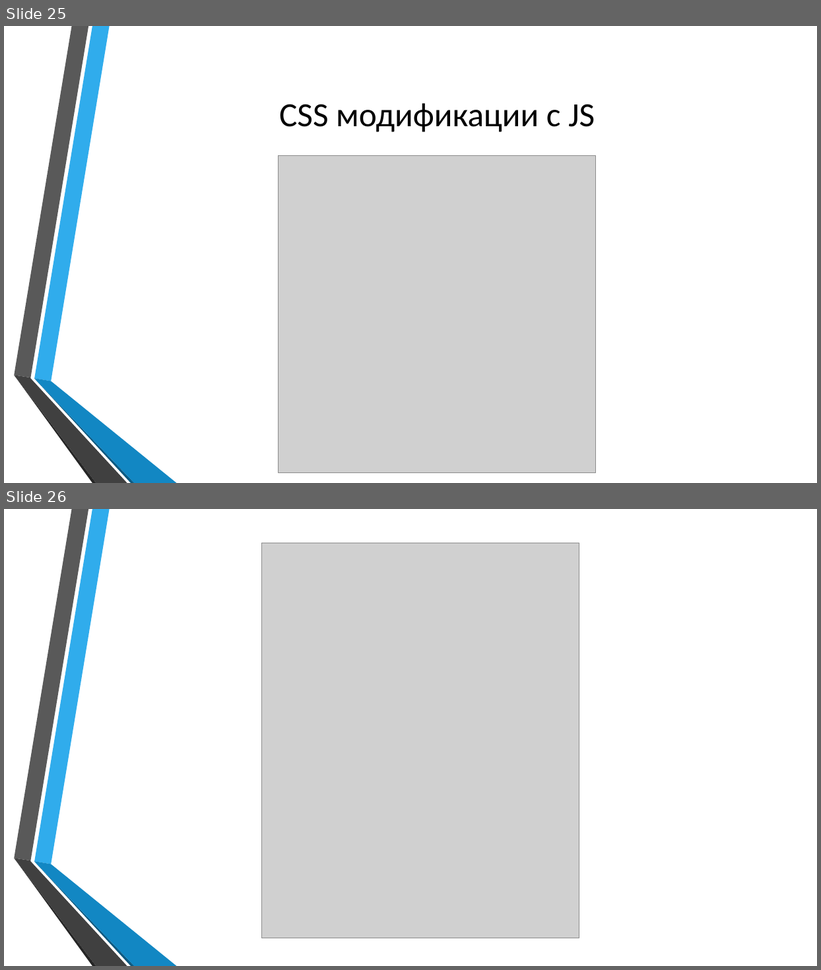
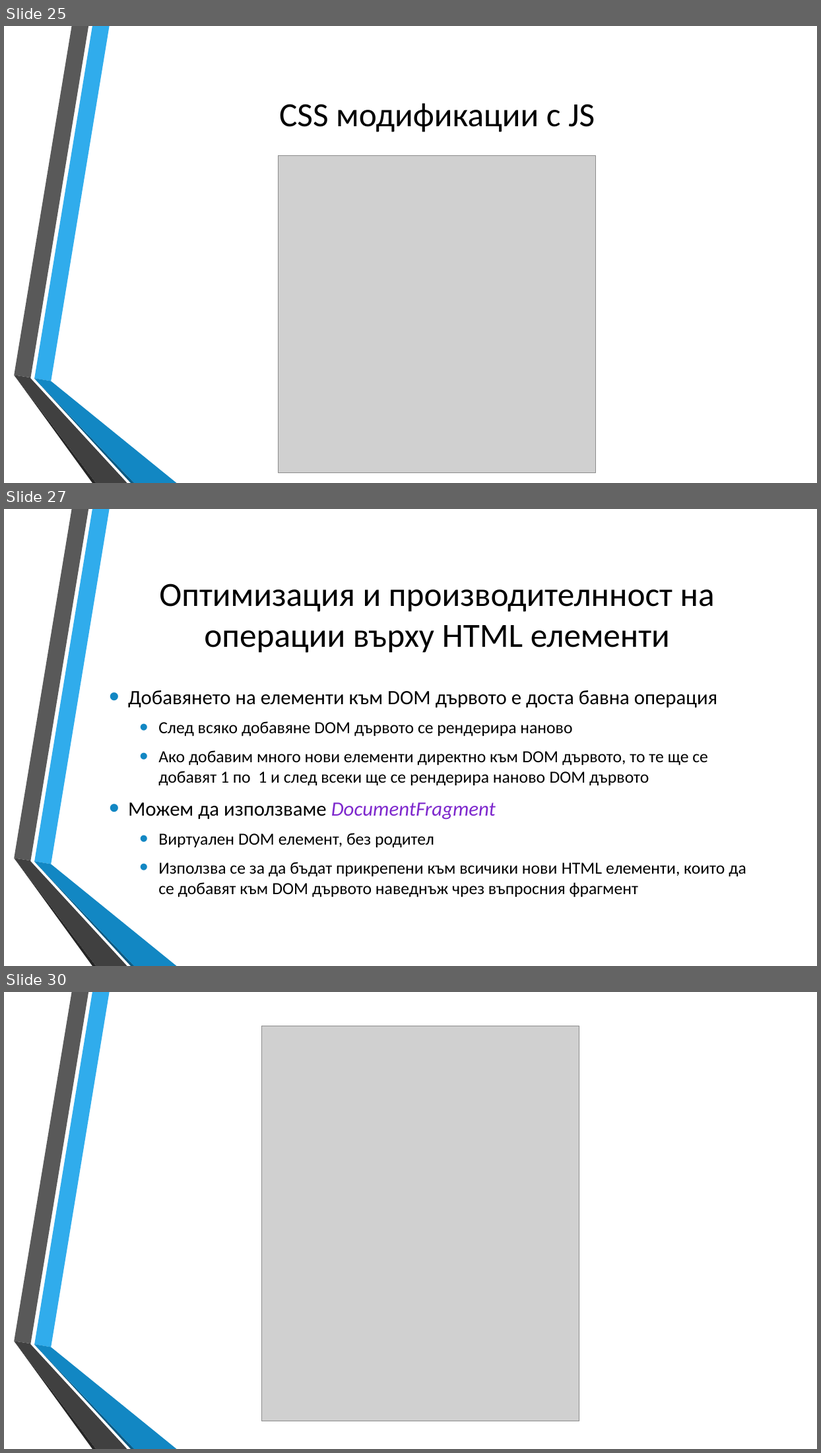
Before and after one commit to dnmitev/IT-Academy, a slide deck: JS Fundamentals/9.DOM&CSS/DOM&CSS.pptx. Shown one above the other, each under a label of ours: slides 25 and 26 before the commit, slides 25, 27 and 30 after it; the slides between them are not shown. The pictures are 821x970 and 821x1453 pixels, drawn with LibreOffice and Linux fonts; fonts in the diff are those of the drawing; grey boxes stand for pictures; background and template pictures are left out. Boxes give left, top, right and bottom in pixels: in the first picture for what was removed or moved away, otherwise in the second. Text is boxed around its words. In the diff, an @@ line names an element or a change of style, - is before the commit and + after.

```diff
--- a/JS Fundamentals/9.DOM&CSS/DOM&CSS.pptx
+++ b/JS Fundamentals/9.DOM&CSS/DOM&CSS.pptx
@@ slide 27 added at [4,509,817,966], background picture (left out); not listed: 6 template elements that a slide beside it also shows @@
@@ title added at [159,584,715,653], 40 pt, text #000000 @@
+Оптимизация и производителнност на операции върху HTML елементи
@@ text added at [128,691,746,898], 20 pt, text #000000 @@
+• Добавянето на елементи към DOM дървото е доста бавна операция
+  • След всяко добавяне DOM дървото се рендерира наново
+  • Ако добавим много нови елементи директно към DOM дървото, то те ще се добавят 1 по 1 и след всеки ще се рендерира наново DOM дървото
+• Можем да използваме DocumentFragment
+  • Виртуален DOM елeмент, без родител
+  • Използва се за да бъдат прикрепени към всичики нови HTML елементи, които да се добавят към DOM дървото наведнъж чрез въпросния фрагмент
@@ what was slide 26 is now slide 30 @@
```
Also in this commit, not shown: 1 slide changed, 3 other slides added, 2 other files.
